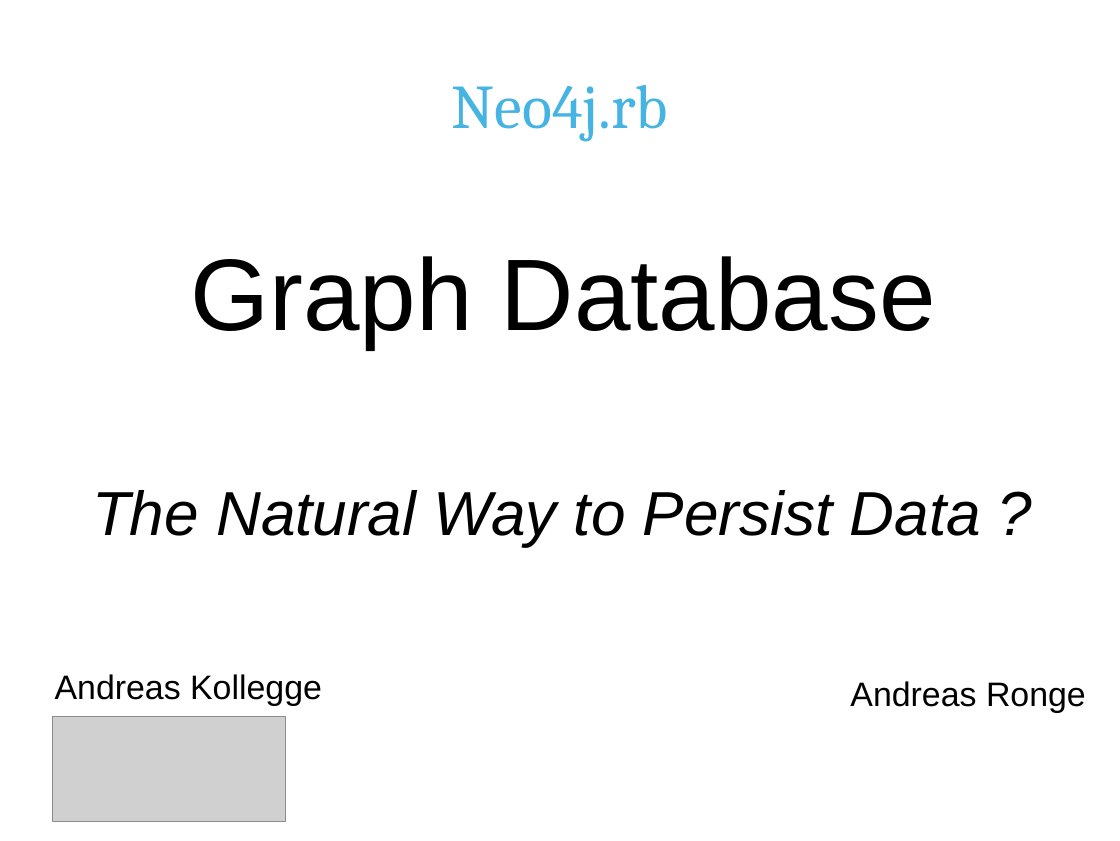
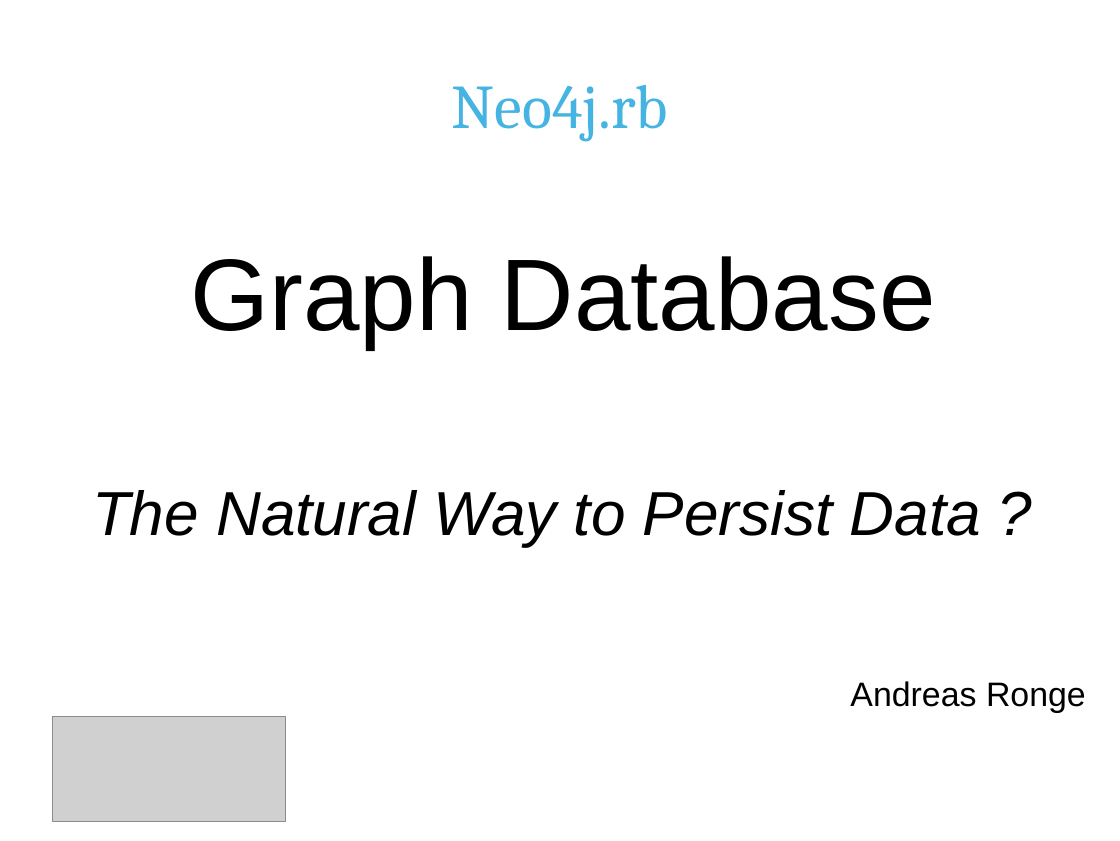
Before and after one commit to andreasronge/andreasronge.github.com, a slide deck: slide 1 of rails-conf.rb.odp. Drawn at 1120x841 pixels with LibreOffice and Linux fonts; fonts in the diff are those of the drawing; grey boxes stand for pictures; background and template pictures are left out. Boxes give left, top, right and bottom in pixels: in the first picture for what was removed or moved away, otherwise in the second. Text is boxed around its words. In the diff, an @@ line names an element or a change of style, - is before the commit and + after.

```diff
--- a/rails-conf.rb.odp
+++ b/rails-conf.rb.odp
@@ text removed at [55,674,322,706] @@
-Andreas Kollegge
```
Also in this commit, not shown: 4 slides added, 1 other file.
